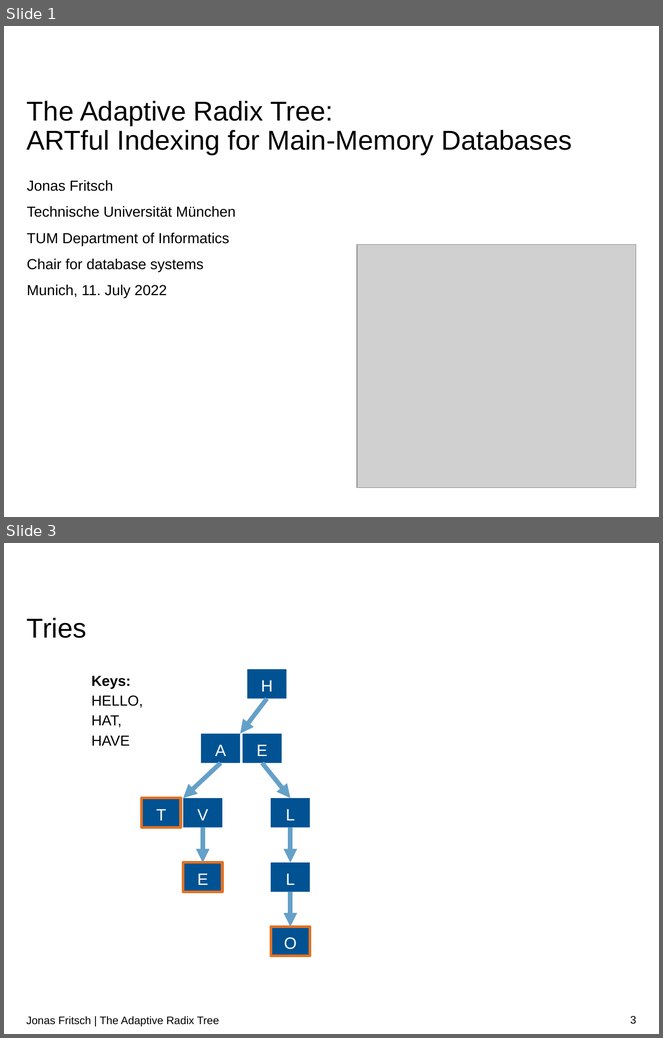
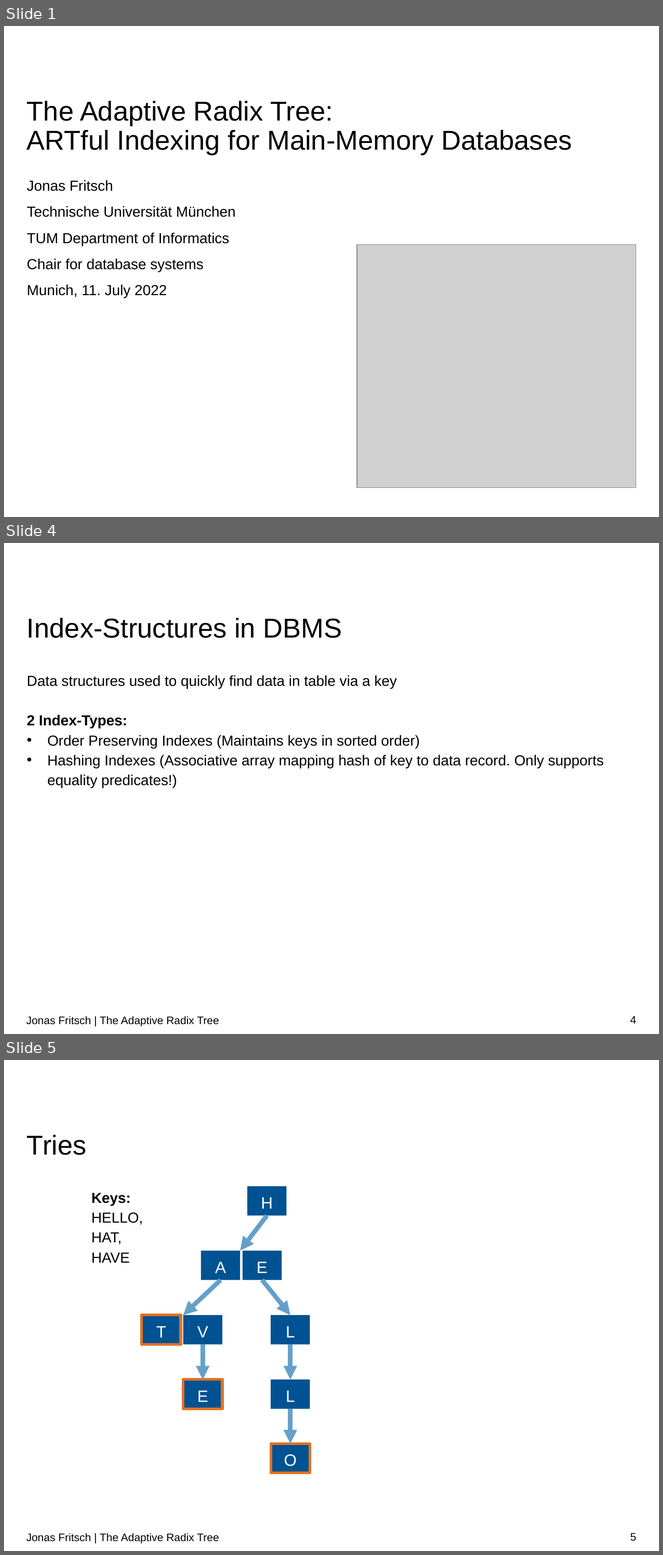
Before and after one commit to atalantus/The-Adaptive-Radix-Tree, a slide deck: Presentation/The Adaptive Radix Tree.pptx. Shown one above the other, each under a label of ours: slides 1 and 3 before the commit, slides 1, 4 and 5 after it; the slides between them are not shown. The pictures are 663x1038 and 663x1555 pixels, drawn with LibreOffice and Linux fonts; fonts in the diff are those of the drawing; grey boxes stand for pictures; background and template pictures are left out. Boxes give left, top, right and bottom in pixels: in the first picture for what was removed or moved away, otherwise in the second. Text is boxed around its words. In the diff, an @@ line names an element or a change of style, - is before the commit and + after.

```diff
--- a/Presentation/The Adaptive Radix Tree.pptx
+++ b/Presentation/The Adaptive Radix Tree.pptx
@@ slide 4 added at (4, 543, 659, 1034), background #FFFFFF @@
@@ title added at (27, 618, 342, 638), 30 pt, text #000000 @@
+Index-Structures in DBMS
@@ text added at (27, 675, 604, 788), 16 pt, text #000000 @@
+Data structures used to quickly find data in table via a key
+2 Index-Types:
+• Order Preserving Indexes (Maintains keys in sorted order)
+• Hashing Indexes (Associative array mapping hash of key to data record. Only supports equality predicates!)
@@ text added at (26, 1016, 219, 1027), 12 pt, text #000000 @@
+Jonas Fritsch | The Adaptive Radix Tree
@@ page number added at (631, 1016, 637, 1024), 12 pt, text #000000 @@
+4
@@ what was slide 3 is now slide 5 @@
@@ page number at (631, 1533, 637, 1542): text changed @@
-3
+5
```
Also in this commit, not shown: 6 slides changed, 17 other slides added, 1 slide removed, 13 other files.
